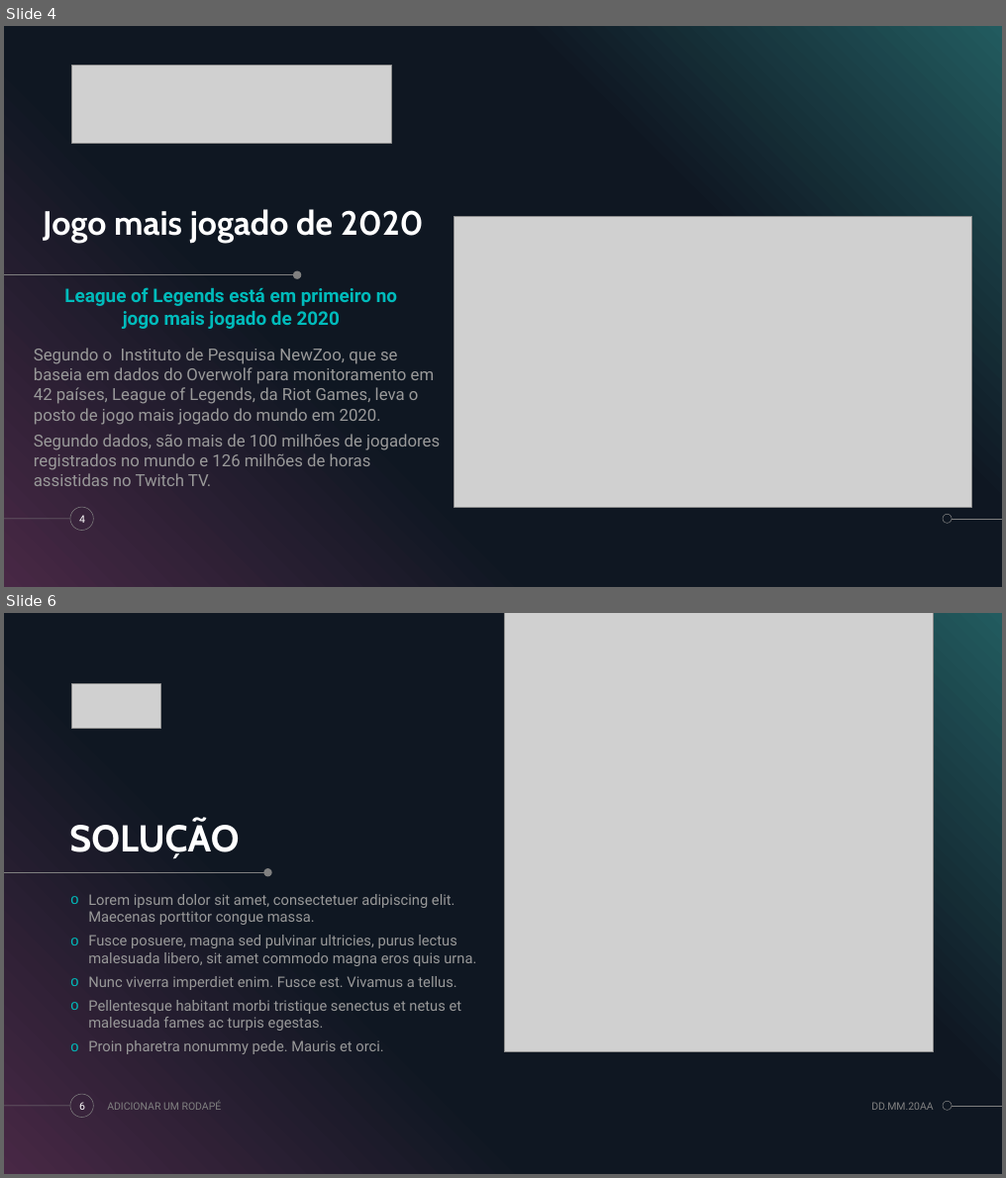
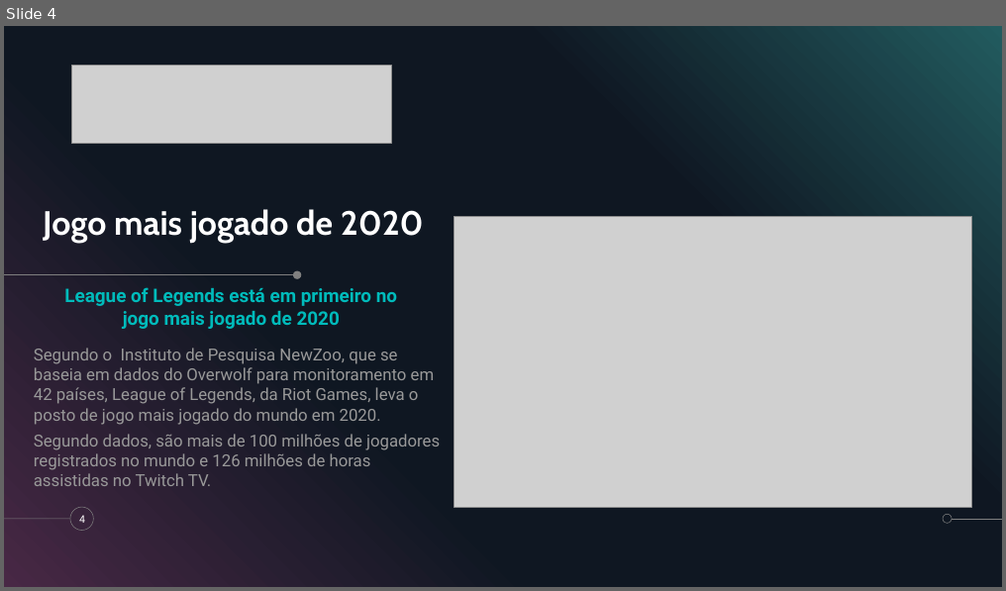
Before and after one commit to DanDan0608/Projeto-Individual, a slide deck: Apresentação-projeto-individual.pptx. Shown one above the other, each under a label of ours: slides 4 and 6 before the commit, slide 4 after it; the slides between them are not shown. The pictures are 1006x1178 and 1006x591 pixels, drawn with LibreOffice and Linux fonts; fonts in the diff are those of the drawing; grey boxes stand for pictures. Boxes give left, top, right and bottom in pixels: in the first picture for what was removed or moved away, otherwise in the second. Text is boxed around its words. In the diff, an @@ line names an element or a change of style, - is before the commit and + after.

```diff
--- a/Apresentação-projeto-individual.pptx
+++ b/Apresentação-projeto-individual.pptx
@@ slide 6 removed at (4, 613, 1002, 1174), background #000000; not listed: 5 template elements that a slide beside it also shows @@
@@ picture removed at (504, 613, 934, 1053) @@
@@ picture removed at (72, 683, 160, 728) @@
@@ title removed at (69, 820, 239, 860) @@
-SOLUÇÃO
@@ line removed from (4, 872) to (266, 872) @@
@@ ellipse removed at (263, 868, 272, 876) @@
@@ text removed at (88, 894, 476, 1055) @@
-o Lorem ipsum dolor sit amet, consectetuer adipiscing elit. Maecenas porttitor congue massa.
-o Fusce posuere, magna sed pulvinar ultricies, purus lectus malesuada libero, sit amet commodo magna eros quis urna.
-o Nunc viverra imperdiet enim. Fusce est. Vivamus a tellus.
-o Pellentesque habitant morbi tristique senectus et netus et malesuada fames ac turpis egestas.
-o Proin pharetra nonummy pede. Mauris et orci.
@@ page number removed at (79, 1102, 85, 1110) @@
-6
@@ text removed at (107, 1101, 222, 1110) @@
-ADICIONAR UM RODAPÉ
@@ text removed at (871, 1102, 933, 1110) @@
-DD.MM.20AA
```
Also in this commit, not shown: 4 slides changed, 6 slides added, 19 other slides removed.
